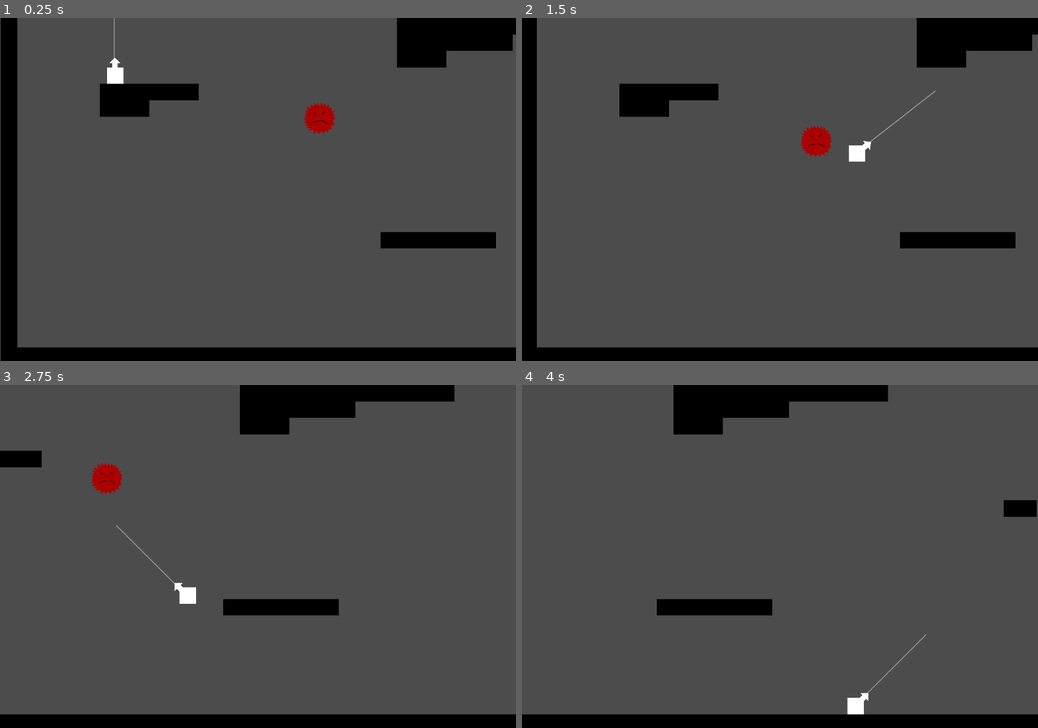
Above: before the commit, frames 1-4 (two rows, left to right).
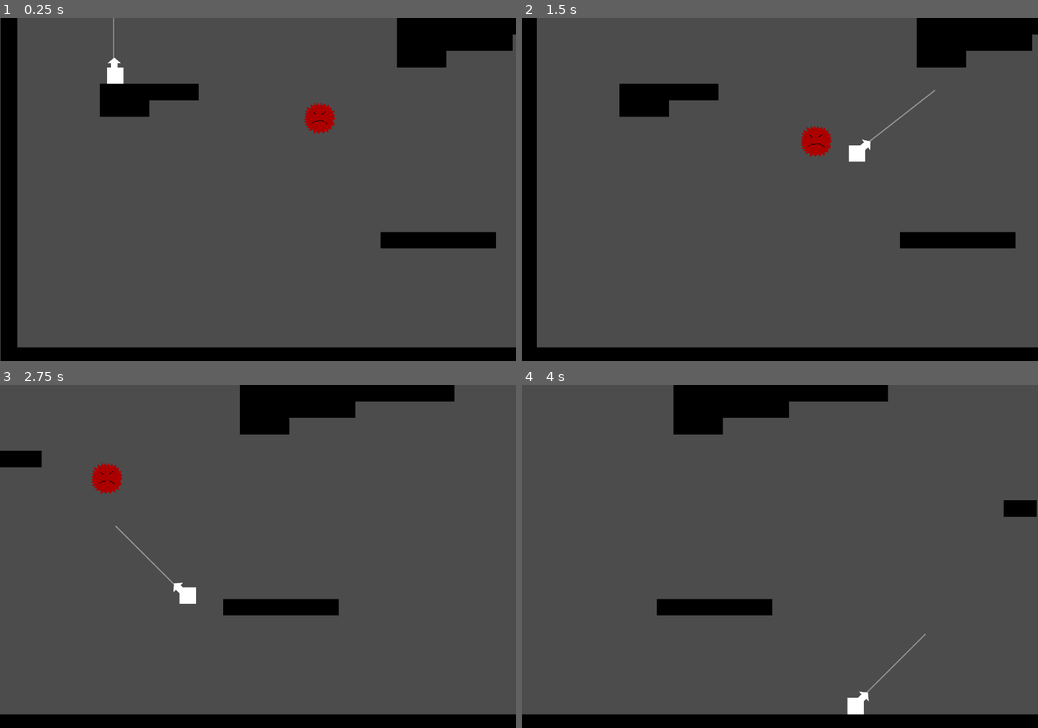
Above: after the commit, the same moments.

Repository: cjsweeten101/dws
Game: Godot game, scene res://Levels/TestingLevel.tscn
Same seed, same stepped clock (60 frames per second), same inputs: the game is played once before the commit and once after it.
Inputs:
- Up to frame 1 (0.25 s): no input
- Up to frame 2 (1.5 s): tap Enter (action) at 0.5, 0.6, 1.35 s; hold D (right) from 0.53 s (still down)
- Up to frame 3 (2.75 s): release D (right) at 2.03 s; hold A (left) from 2.03 s (still down); tap Enter (action) at 2.1 s
- Up to frame 4 (4 s): release A (left) at 2.78 s; hold D (right) from 2.78 s (still down); tap Enter (action) at 2.85, 3.6 s

The runs differ from the first frame. In frame 1, less than 0.1% of the frame differs, in the area x 20-24%, y 0-15%; in frame 2, less than 0.1%; in frame 3, 0.1%, in the area x 22-36%, y 40-61%; in frame 4, 0.1%.

Commit message:
wrap around prototype

Diff:
--- a/Player/Player.gd
+++ b/Player/Player.gd
@@ -21,10 +21,20 @@
 var reel_first_pass = true
 var grapple_off = false
 var health = 3
+var new_grapple_point
+var grapple_points = [Vector2(0,0)]
 
 func ready():
 	current_speed = move_and_slide(gravity, UP)
 
+func _draw():
+	if grappled:
+		for i in range (0, grapple_points.size()):
+			if i == grapple_points.size() - 1:
+				draw_line(grapple_points[i] - global_position, Vector2(0,0), Color(255,255,255), 2)
+			else:
+				draw_line(grapple_points[i+1]- global_position, grapple_points[i] - global_position, Color(255,255,255), 2)
+		#draw_line(Vector2(0,0), grapple_point - global_position, Color(255,255,255), 2)
 func _physics_process(delta):
 	if is_dead():
 		queue_free()
@@ -104,20 +114,25 @@
 func draw_grapple_hook(vect):
 	var size = vect.length()
 	var direction = vect.normalized()
-	$GrappleSprite.rotation_degrees = direction.angle() * 180/PI - 90
-	$GrappleSprite.scale.y = size/($GrappleSprite.texture.get_height())
+	update()
+	#$GrappleSprite.rotation_degrees = direction.angle() * 180/PI - 90
+	#$GrappleSprite.scale.y = size/($GrappleSprite.texture.get_height())
 	$GrappleCast/ArrowSprite.global_position = global_position + vect
 
 func check_for_break():
 	if $GrappleCast.is_colliding():
 		if $GrappleCast.get_collision_point().round() != grapple_point.round():
-			set_grappled(false)
+			if grapple_points.size() > 9:
+				set_grappled(false)
+			else:
+				grapple_points.append($GrappleCast.get_collision_point())
 
 func set_grappled(booly):
 	if booly == true:
 		$GrappleCast/AimingSprite.visible = false
 		current_speed.y *= elasticity
 		grapple_point = $GrappleCast.get_collision_point()
+		grapple_points = [grapple_point]
 		grappled = true
 		$GrappleSprite.visible = true
 	elif booly == false:
@@ -130,6 +145,8 @@
 		grapple_cooled_down = false
 		if $GrappleCoolDown.is_stopped():
 			$GrappleCoolDown.start()
+		grapple_points = []
+		update()
 
 func _on_GrappleCoolDown_timeout():
 	grapple_cooled_down = true
--- a/Player/Player.tscn
+++ b/Player/Player.tscn
@@ -10,6 +10,13 @@
 
 custom_solver_bias = 0.0
 extents = Vector2( 24, 24 )
+
+[sub_resource type="Animation" id=2]
+
+resource_name = "damage_anim"
+length = 0.5
+loop = false
+step = 0.1
 
 [node name="Player" type="KinematicBody2D" index="0" groups=[
 "player",
@@ -26,7 +33,7 @@
 
 scale = Vector2( 0.75, 0.75 )
 texture = ExtResource( 2 )
-_sections_unfolded = [ "Offset", "Transform", "Z Index" ]
+_sections_unfolded = [ "Animation", "Offset", "Transform", "Z Index" ]
 
 [node name="CollisionShape2D" type="CollisionShape2D" parent="." index="1"]
 
@@ -35,7 +42,7 @@
 [node name="GrappleCast" type="RayCast2D" parent="." index="2"]
 
 rotation = 2.61799
-scale = Vector2( 10, 1 )
+scale = Vector2( 30, 1 )
 enabled = true
 exclude_parent = true
 cast_to = Vector2( 0, 1000 )
@@ -47,7 +54,7 @@
 modulate = Color( 1, 1, 1, 0.392157 )
 position = Vector2( 0.0957031, 36.3818 )
 rotation = 3.14159
-scale = Vector2( -0.1, -1 )
+scale = Vector2( -0.04, -1 )
 z_index = -1
 texture = ExtResource( 3 )
 centered = false
@@ -56,15 +63,14 @@
 [node name="ArrowSprite" type="Sprite" parent="GrappleCast" index="1"]
 
 position = Vector2( 0.0957012, 36.3818 )
-scale = Vector2( 0.1, -1 )
+scale = Vector2( 0.04, -1 )
 z_index = -1
 texture = ExtResource( 4 )
 _sections_unfolded = [ "Transform", "Z Index" ]
 
 [node name="GrappleSprite" type="Sprite" parent="." index="3"]
 
-visible = false
-scale = Vector2( 0.5, 1 )
+scale = Vector2( 0.5, 0.71875 )
 z_index = -1
 texture = ExtResource( 5 )
 centered = false
@@ -85,6 +91,16 @@
 one_shot = true
 autostart = false
 
+[node name="AnimationPlayer" type="AnimationPlayer" parent="." index="6"]
+
+root_node = NodePath("..")
+autoplay = ""
+playback_process_mode = 1
+playback_default_blend_time = 0.0
+playback_speed = 1.0
+anims/damage_anim = SubResource( 2 )
+blend_times = [  ]
+
 [connection signal="timeout" from="GrappleCoolDown" to="." method="_on_GrappleCoolDown_timeout"]
 
 [connection signal="timeout" from="MissDisplay" to="." method="_on_MissDisplay_timeout"]
Not shown: 1 places in Player/Player.tscn that only renumber resources
